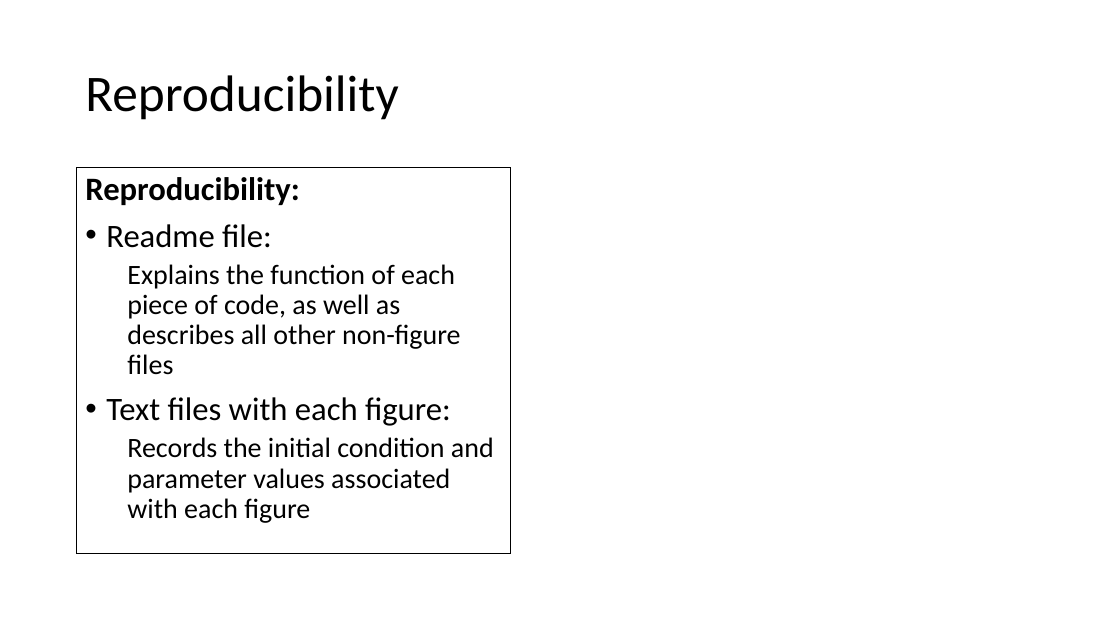
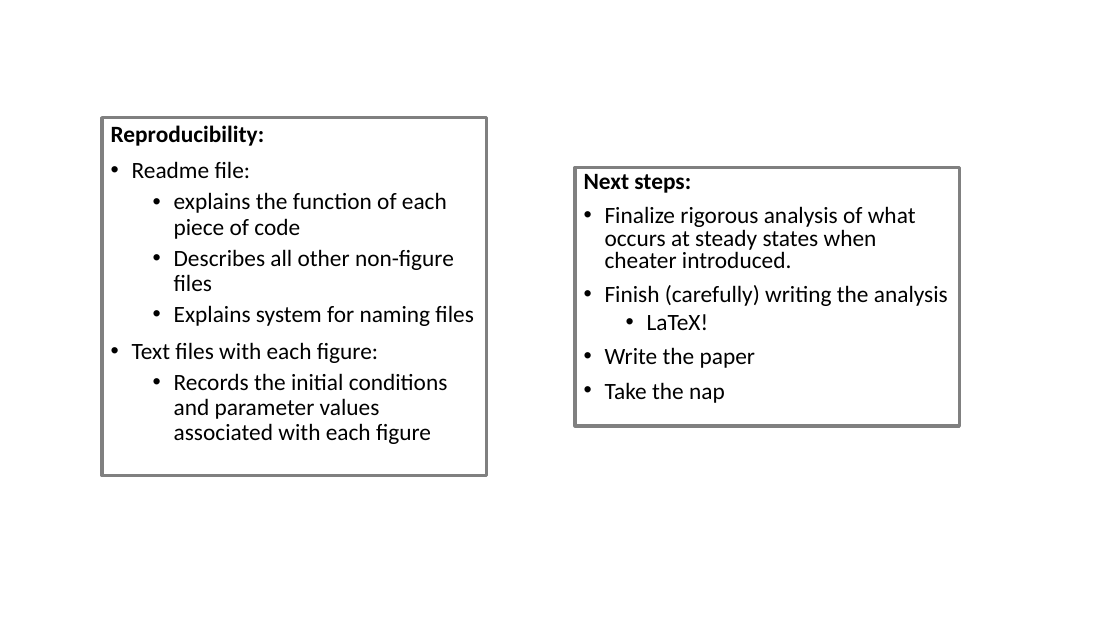
Before and after one commit to lynnbry/bacpo_git, a slide deck: slide 6 of Products/AW_fin.pptx (slide 8 before the commit). Drawn at 1120x630 pixels with LibreOffice and Linux fonts; fonts in the diff are those of the drawing. Boxes give left, top, right and bottom in pixels: in the first picture for what was removed or moved away, otherwise in the second. Text is boxed around its words. In the diff, an @@ line names an element or a change of style, - is before the commit and + after.

Commit message:
condensed slides added full system case moved reproducibility added next steps

```diff
--- a/Products/AW_fin.pptx
+++ b/Products/AW_fin.pptx
@@ title removed at [85, 75, 398, 120] @@
-Reproducibility
@@ text "Reproducibility:": place and size @@
-text "Reproducibility:" at [77, 168, 512, 554]
+text "Reproducibility:" at [103, 118, 486, 476]
@@ text "Reproducibility:" at [103, 118, 486, 476]: outline #000000 0.75 pt to #808080 3 pt @@
@@ text at [111, 125, 378, 363]: size 28 to 20 pt in "Reproducibility:", "Readme file:", "Text files with each figure:" @@
@@ rectangle added at [576, 167, 960, 426], outline #808080 3 pt, 20 pt, text #000000 @@
+Next steps:
+• Finalize rigorous analysis of what occurs at steady states when cheater introduced.
+• Finish (carefully) writing the analysis
+  • LaTeX!
+• Write the paper
+• Take the nap
@@ text at [174, 192, 473, 326]: text changed; size 24 to 20 pt @@
-  Explains the function of each piece of code, as well as describes all other non-figure files
+  • explains the function of each piece of code
+  • Describes all other non-figure files
+  • Explains system for naming files
@@ text at [174, 373, 448, 444]: text changed; size 24 to 20 pt @@
-  Records the initial condition and parameter values associated with each figure
+  • Records the initial conditions and parameter values associated with each figure
```
Also in this commit, not shown: 4 other slides changed, 2 slides removed.
